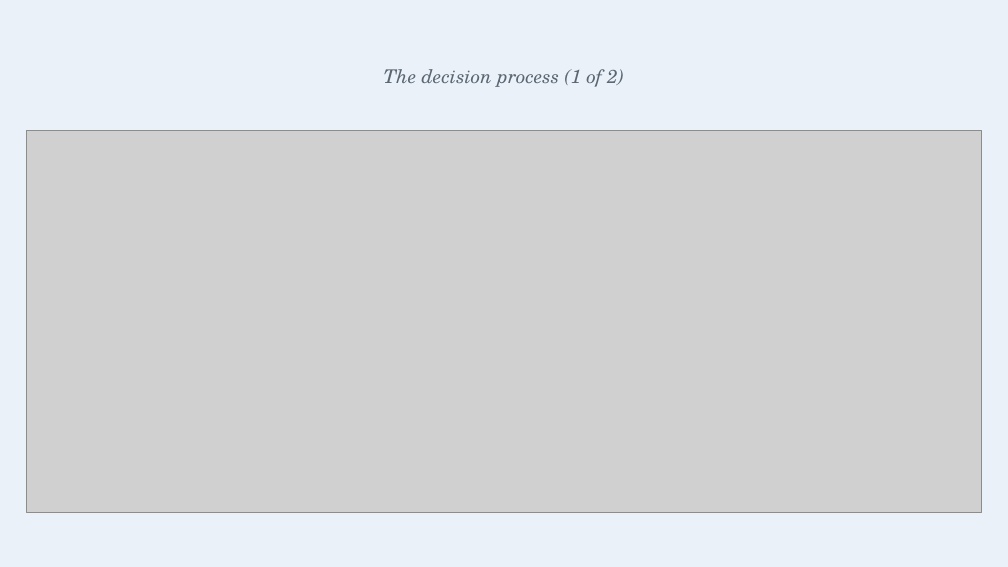
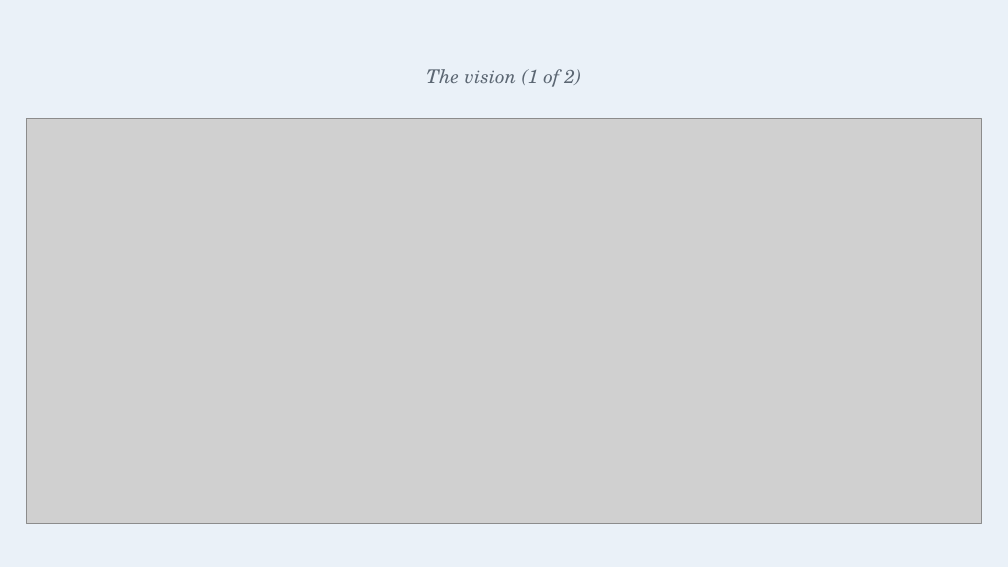
Before and after one commit to benjiesotelo-sudo/Telos_FIN1209, a slide deck: slide 4 of special-lecture/FIN1209-Special-Lecture-2-StockDesk.pptx. Drawn at 1008x567 pixels with LibreOffice and Linux fonts; fonts in the diff are those of the drawing; grey boxes stand for pictures. Boxes give left, top, right and bottom in pixels: in the first picture for what was removed or moved away, otherwise in the second. Text is boxed around its words. In the diff, an @@ line names an element or a change of style, - is before the commit and + after.

```diff
--- a/special-lecture/FIN1209-Special-Lecture-2-StockDesk.pptx
+++ b/special-lecture/FIN1209-Special-Lecture-2-StockDesk.pptx
@@ text at bbox=[426, 69, 582, 87]: text changed @@
-The decision process (1 of 2)
+The vision (1 of 2)
@@ picture: place and size @@
-picture at bbox=[26, 130, 982, 512]
+picture at bbox=[26, 119, 982, 524]
```
Also in this commit, not shown: 2 other slides changed, 2 other files.
